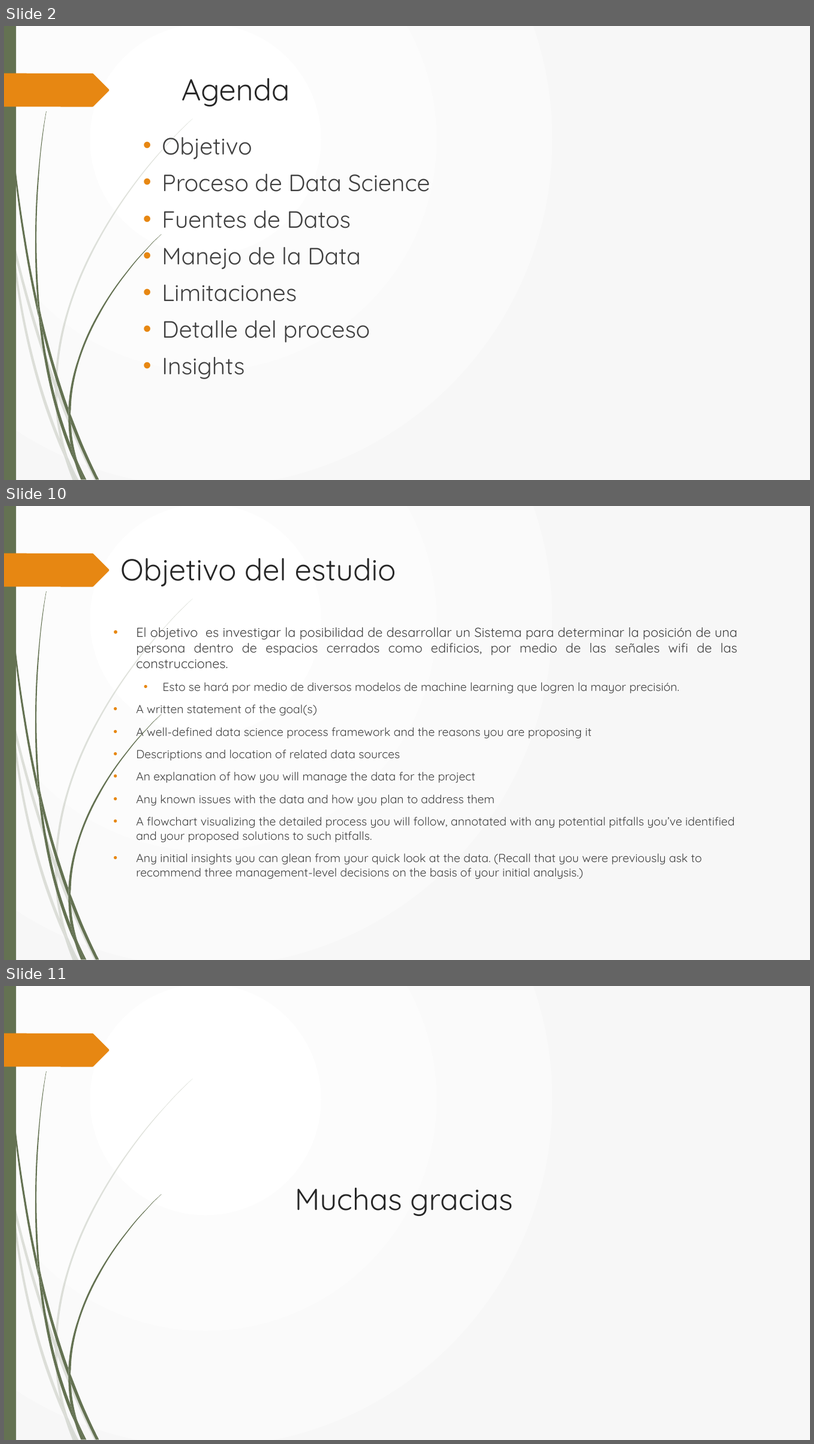
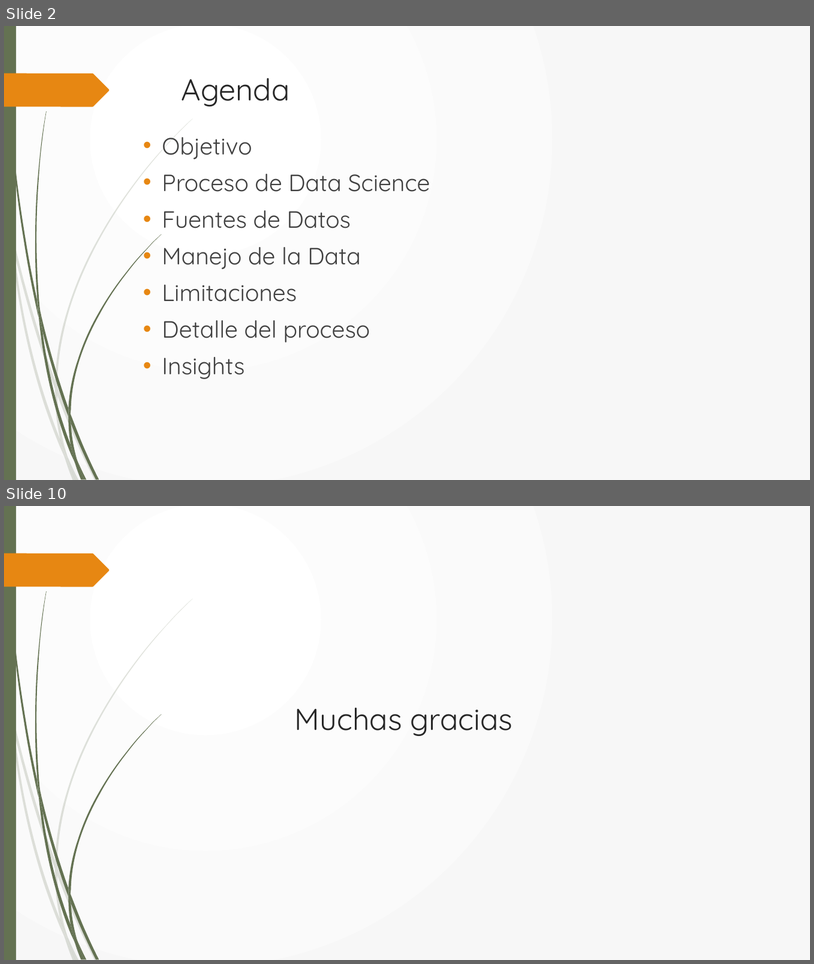
Before and after one commit to tgarita/Cenfotec-GitHub-Jupyter, a slide deck: Presentacion _CreditScore_Tatiana_Garita.pptx. Shown one above the other, each under a label of ours: slides 2, 10 and 11 before the commit, slides 2 and 10 after it; the slides between them are not shown. The pictures are 814x1444 and 814x964 pixels, drawn with LibreOffice and Linux fonts; fonts in the diff are those of the drawing. Boxes give left, top, right and bottom in pixels: in the first picture for what was removed or moved away, otherwise in the second. Text is boxed around its words. In the diff, an @@ line names an element or a change of style, - is before the commit and + after.

```diff
--- a/Presentacion _CreditScore_Tatiana_Garita.pptx
+++ b/Presentacion _CreditScore_Tatiana_Garita.pptx
@@ slide 10 removed at [4, 506, 810, 960], background gradient #FFFFFF to #F8F8F8; not listed: 24 template elements that a slide beside it also shows @@
@@ title removed at [120, 558, 396, 586] @@
-Objetivo del estudio
@@ text removed at [136, 627, 738, 879] @@
-• El objetivo es investigar la posibilidad de desarrollar un Sistema para determinar la posición de una persona dentro de espacios cerrados como edificios, por medio de las señales wifi de las construcciones.
-  • Esto se hará por medio de diversos modelos de machine learning que logren la mayor precisión.
-• A written statement of the goal(s)
-• A well-defined data science process framework and the reasons you are proposing it
-• Descriptions and location of related data sources
-• An explanation of how you will manage the data for the project
-• Any known issues with the data and how you plan to address them
-• A flowchart visualizing the detailed process you will follow, annotated with any potential pitfalls you’ve identified and your proposed solutions to such pitfalls.
-• Any initial insights you can glean from your quick look at the data. (Recall that you were previously ask to recommend three management-level decisions on the basis of your initial analysis.)
@@ what was slide 11 is now slide 10 @@
```
Also in this commit, not shown: 5 slides changed, 3 slides added, 3 other slides removed.
